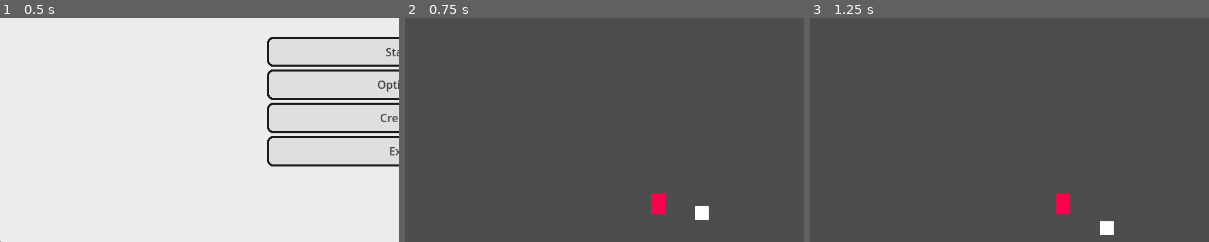
Above: before the commit, frames 1-3 (left to right).
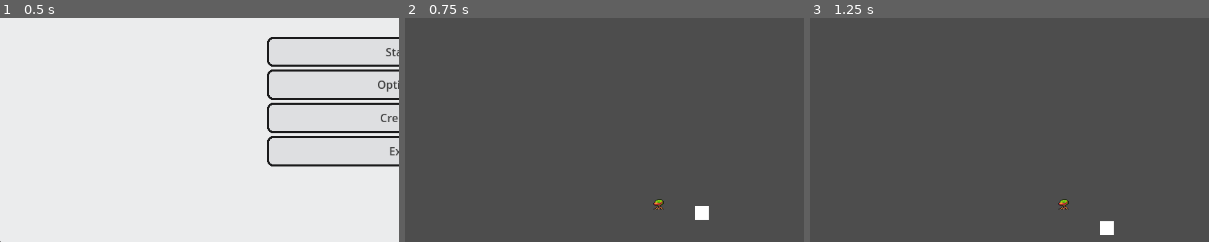
Above: after the commit, the same moments.

Repository: Bigfootmech/GWJ-79
Game: Godot game, scene res://Scenes/Main_Menu.tscn
Same seed, same stepped clock (60 frames per second), same inputs: the game is played once before the commit and once after it.
Inputs:
- Up to frame 1 (0.5 s): no input
- Up to frame 2 (0.75 s): click "Start" at 0.5 s
- Up to frame 3 (1.25 s): no input
The pictures show only the part of the screen within x 0-50%, y 50-100%; the shares and areas given below are measured in that part.

Frame 1 is identical in both runs. In frame 2, 0.3% of the frame differs, in the area x 61-66%, y 78-88%; in frame 3, 0.3%.

Commit message:
21 Added sprite for man eating plant 7soulsrpggraphics_sprites_windows\RPG Graphics Pack - Sprites\Monster\Monsters - Sheet

Diff:
--- a/Entities/player.tscn
+++ b/Entities/Player/player.tscn
@@ -1,6 +1,10 @@
-[gd_scene load_steps=2 format=3 uid="uid://bfukhmugysyxn"]
+[gd_scene load_steps=3 format=3 uid="uid://bfukhmugysyxn"]
+
+[ext_resource type="Texture2D" uid="uid://ybhogt8ioogv" path="res://Entities/Player/monster_71.png" id="1_mv1ah"]
 
 [sub_resource type="CapsuleShape2D" id="CapsuleShape2D_6adnx"]
+radius = 7.0
+height = 16.0
 
 [node name="Player" type="CharacterBody2D"]
 
@@ -8,8 +12,12 @@
 shape = SubResource("CapsuleShape2D_6adnx")
 
 [node name="ColorRect" type="ColorRect" parent="."]
+visible = false
 offset_left = -10.0
 offset_top = -15.0
 offset_right = 10.0
 offset_bottom = 15.0
 color = Color(1, 0, 0.298039, 1)
+
+[node name="Sprite2D" type="Sprite2D" parent="."]
+texture = ExtResource("1_mv1ah")
--- a/Scenes/test_scene.tscn
+++ b/Scenes/test_scene.tscn
@@ -1,6 +1,6 @@
 [gd_scene load_steps=5 format=3 uid="uid://b4iwfabosl5ef"]
 
-[ext_resource type="PackedScene" uid="uid://bfukhmugysyxn" path="res://Entities/player.tscn" id="1_3dogw"]
+[ext_resource type="PackedScene" uid="uid://bfukhmugysyxn" path="res://Entities/Player/player.tscn" id="1_3dogw"]
 
 [sub_resource type="RectangleShape2D" id="RectangleShape2D_uhqqe"]
 
Binary file added: Entities/Player/monster_71.png
Binary file added: Entities/Player/monster_72.png
